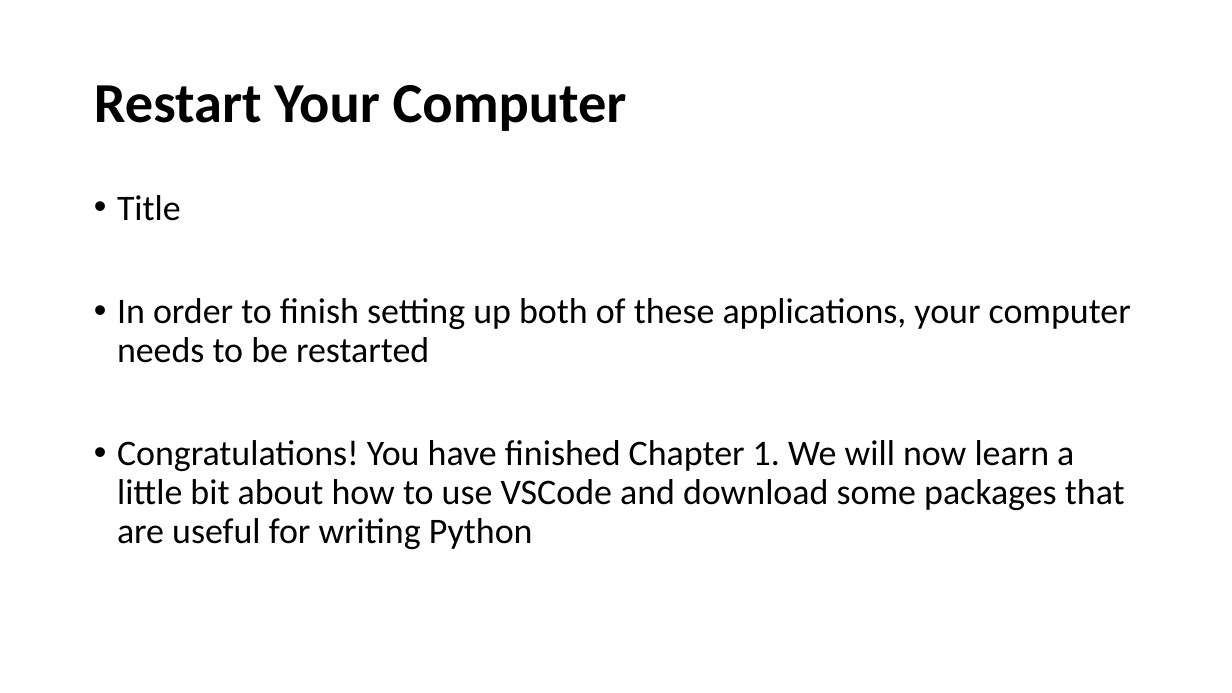
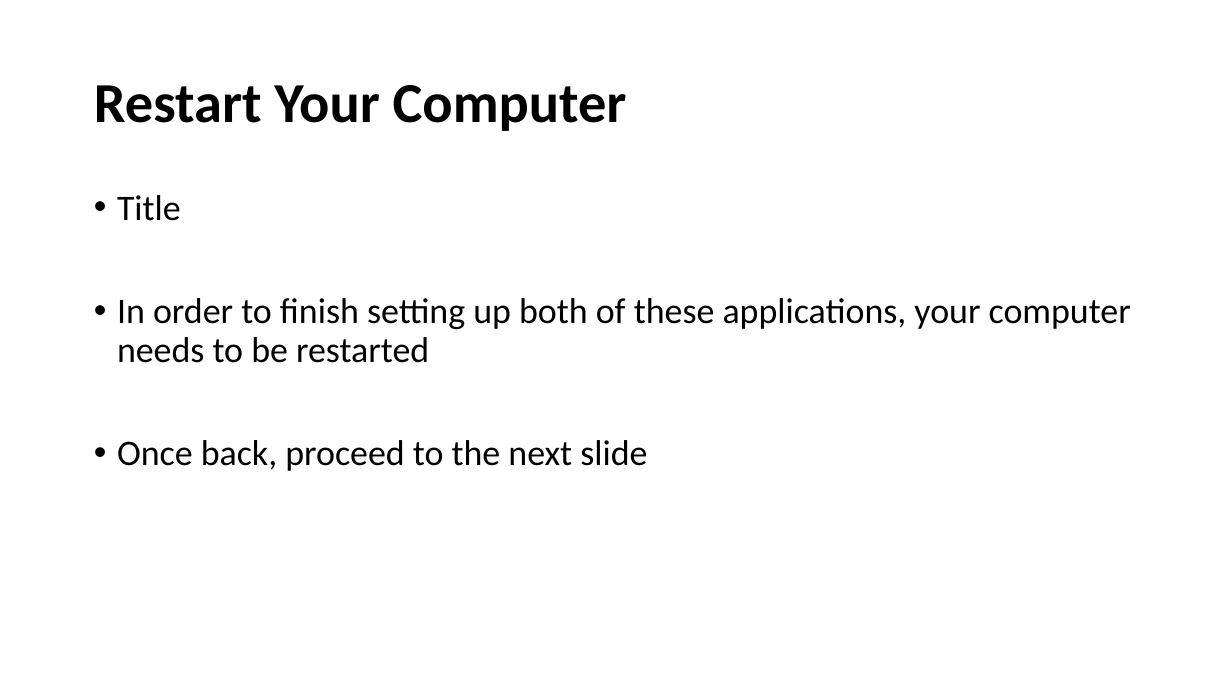
Before and after one commit to samwyss/purdue_win_python_workshop, a slide deck: slide 9 of 1 Getting Started/Chapter 1.pptx. Drawn at 1232x693 pixels with LibreOffice and Linux fonts; fonts in the diff are those of the drawing. Boxes give left, top, right and bottom in pixels: in the first picture for what was removed or moved away, otherwise in the second. Text is boxed around its words. In the diff, an @@ line names an element or a change of style, - is before the commit and + after.

Commit message:
updated chapter 1 slides

```diff
--- a/1 Getting Started/Chapter 1.pptx
+++ b/1 Getting Started/Chapter 1.pptx
@@ text at [117, 440, 647, 471]: text changed @@
-• Congratulations! You have finished Chapter 1. We will now learn a little bit about how to use VSCode and download some packages that are useful for writing Python
+• Once back, proceed to the next slide
```
Also in this commit, not shown: 1 other slide changed, 3 slides added.
